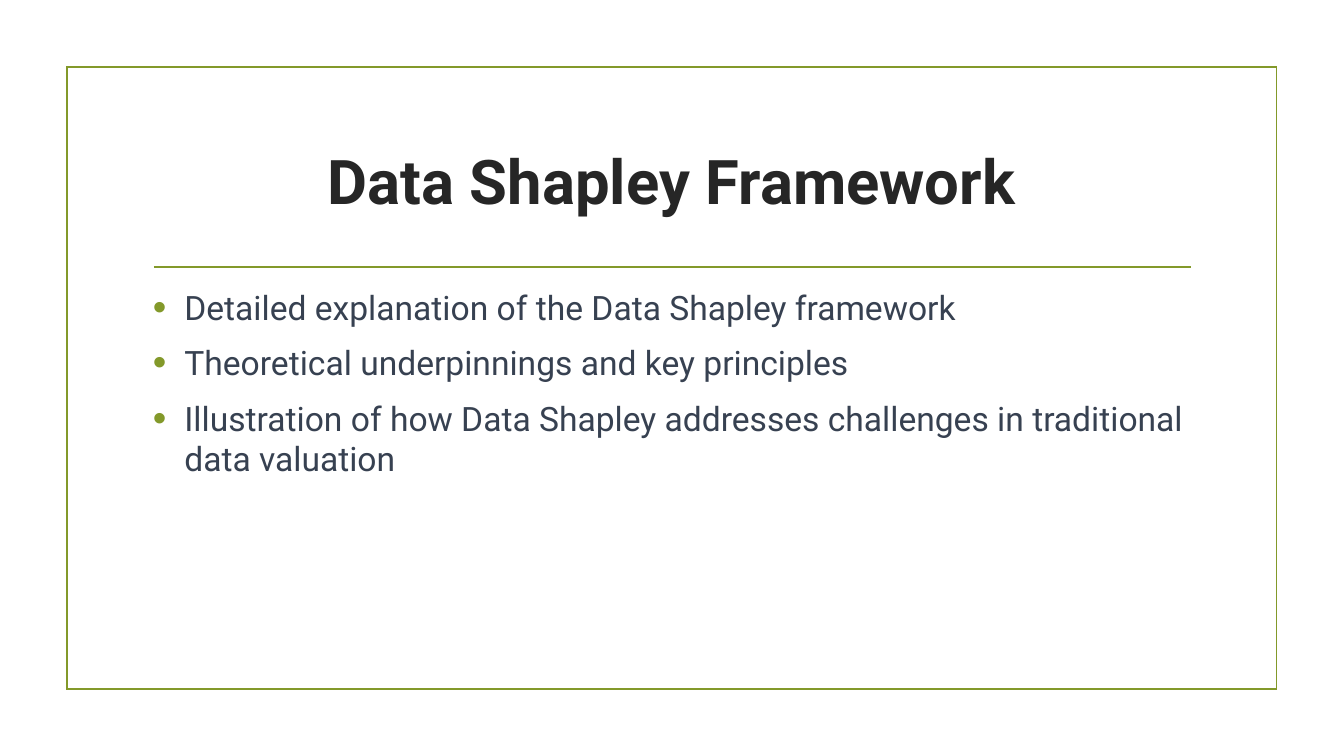
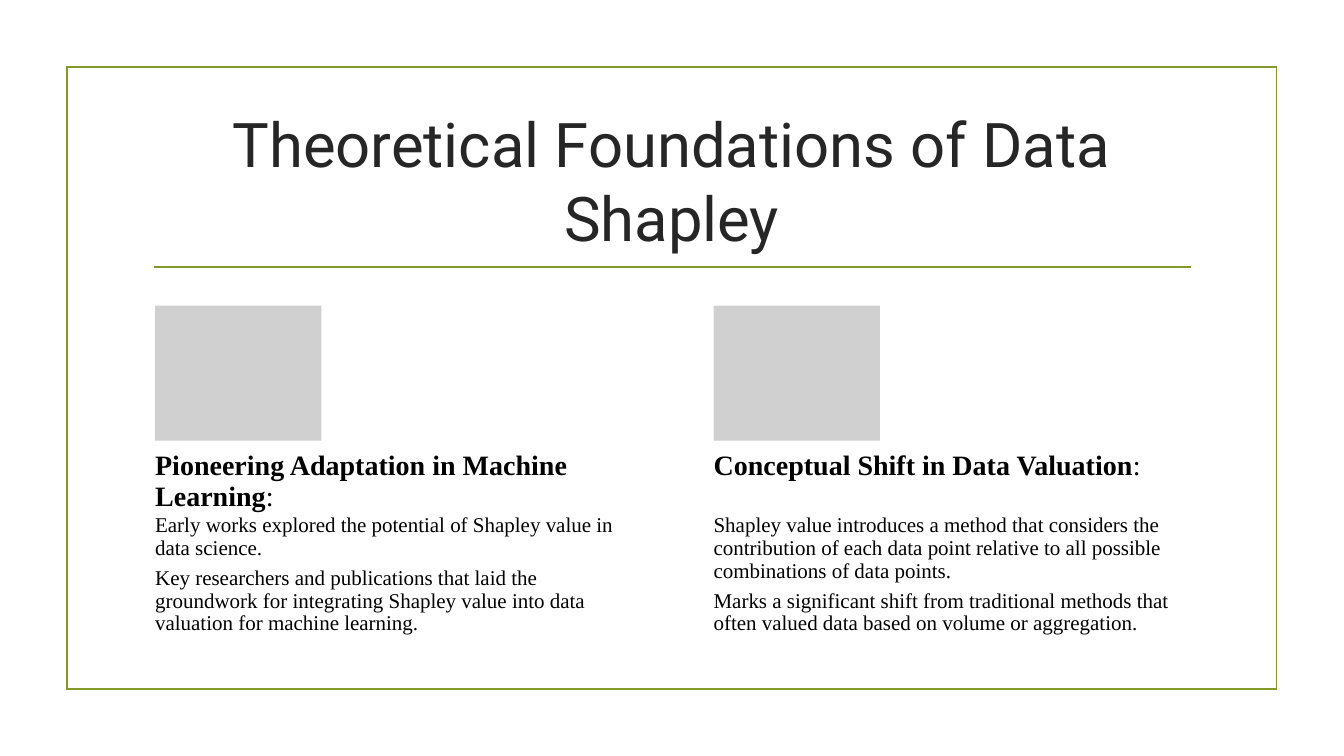
Before and after one commit to IITTeaching/cs520-f23-group-24, a slide deck: slide 7 of Data Shapley.pptx (slide 5 before the commit). Drawn at 1344x756 pixels with LibreOffice and Linux fonts; fonts in the diff are those of the drawing; grey boxes stand for pictures; background and template pictures are left out. Boxes give left, top, right and bottom in pixels: in the first picture for what was removed or moved away, otherwise in the second. Text is boxed around its words. In the diff, an @@ line names an element or a change of style, - is before the commit and + after.

```diff
--- a/Data Shapley.pptx
+++ b/Data Shapley.pptx
@@ title at [233,120,1109,254]: text changed; bold off @@
-Data Shapley Framework
+Theoretical Foundations of Data Shapley
@@ text removed at [184,294,1182,472] @@
-• Detailed explanation of the Data Shapley framework
-• Theoretical underpinnings and key principles
-• Illustration of how Data Shapley addresses challenges in traditional data valuation
@@ group added at [155,306,1168,635]: 4 texts, 2 pictures @@
+Pioneering Adaptation in Machine Learning:
+Early works explored the potential of Shapley value in data science.
+Key researchers and publications that laid the groundwork for integrating Shapley value into data valuation for machine learning.
+Conceptual Shift in Data Valuation:
+Shapley value introduces a method that considers the contribution of each data point relative to all possible combinations of data points.
+Marks a significant shift from traditional methods that often valued data based on volume or aggregation.
```
Also in this commit, not shown: 4 other slides changed, 13 slides added, 6 slides removed.
